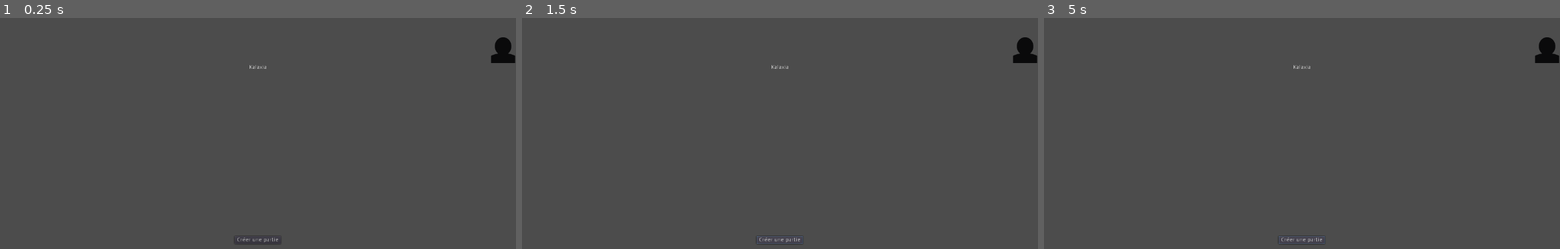
Above: before the commit, frames 1-3 (left to right).
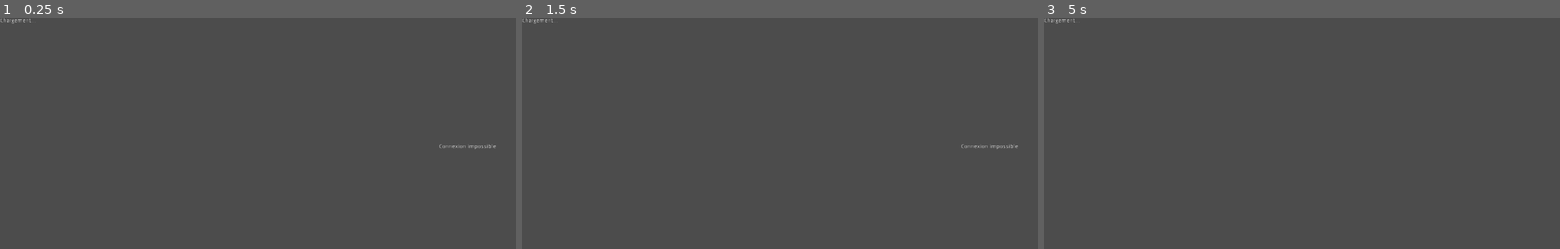
Above: after the commit, the same moments.

Repository: Kalaxia/client
Game: Godot game, scene res://main.tscn
Two runs of this game, one before a commit and one after it. Both use one fixed random seed, a clock stepped at 60 frames per second and the inputs below. Before the commit the project starts from res://menu/menu_screen.tscn.
Inputs (mouse positions are in pixels of both pictures, inside the frame that each line leads up to):
- Up to frame 1 (0.25 s): no input
- Up to frame 2 (1.5 s): click (780, 239) at 0.5 s, where only the run before the commit has a clickable "Créer une partie"; click (780, 239) at 1.25 s, where only the run before the commit has a clickable "Créer une partie"
- Up to frame 3 (5 s): click (1302, 239) at 2 s, where only the run before the commit has a clickable "Créer une partie"; tap Enter at 2.75, 4.25 s; tap Space at 3.5 s

The runs differ from the first frame. In frame 1, 0.6% of the frame differs, in the area x 0-100%, y 0-99%; in frame 2, 0.6%; in frame 3, 0.6%.
Error before the commit: Invalid get index 'token' (on base: 'Nil'). (res://global/network.gd:34)

Commit message:
Implement error handler, refactor layout architecture, and implement loading screen

Diff:
--- a/config/config.gd
+++ b/config/config.gd
@@ -1,6 +1,6 @@
 extends Node
 
-var env = "production"
+var env = "development"
 
 var api = {
 	'dns': null,
--- /dev/null
+++ b/global/error.gd
@@ -0,0 +1,17 @@
+extends Node
+
+func _ready():
+	pass
+
+func network_error(err):
+	print("network error")
+	print(str(err))
+
+func network_response_error(err):
+	if err == HTTPRequest.RESULT_CANT_CONNECT:
+		Store.notify("Connexion impossible", "Le serveur de jeu n'est pas disponible.")
+	elif err == HTTPRequest.RESULT_TIMEOUT:
+		Store.notify("Connexion échouée", "Le jeu ne peut se connecter au serveur. Contacter l'administrateur.")
+	else:
+		Store.notify("Erreur réseau", "Une erreur réseau est survenue.")
+		print(str(err))
--- /dev/null
+++ b/global/loading_screen.gd
@@ -0,0 +1,17 @@
+extends Control
+
+
+signal scene_requested(scene)
+# Declare member variables here. Examples:
+# var a = 2
+# var b = "text"
+
+
+# Called when the node enters the scene tree for the first time.
+func _ready():
+	pass # Replace with function body.
+
+
+# Called every frame. 'delta' is the elapsed time since the previous frame.
+#func _process(delta):
+#	pass
--- /dev/null
+++ b/global/loading_screen.tscn
@@ -0,0 +1,28 @@
+[gd_scene load_steps=2 format=2]
+
+[ext_resource path="res://global/loading_screen.gd" type="Script" id=1]
+
+[node name="LoadingScreen" type="Control"]
+anchor_right = 1.0
+anchor_bottom = 1.0
+script = ExtResource( 1 )
+__meta__ = {
+"_edit_use_anchors_": false
+}
+
+[node name="MarginContainer" type="MarginContainer" parent="."]
+anchor_right = 1.0
+anchor_bottom = 1.0
+__meta__ = {
+"_edit_use_anchors_": false
+}
+
+[node name="Label" type="Label" parent="MarginContainer"]
+margin_top = 353.0
+margin_right = 1280.0
+margin_bottom = 367.0
+text = "Chargement..."
+align = 1
+__meta__ = {
+"_edit_use_anchors_": false
+}
--- a/global/network.gd
+++ b/global/network.gd
@@ -20,17 +20,18 @@
 	api_url = Config.api.scheme + "://" + Config.api.dns + ":" + str(Config.api.port)
 	websocket_url = Config.api.ws_scheme + "://" + Config.api.dns + ":" + str(Config.api.port) + "/ws/"
 
-	_ws_client.connect("connection_closed", self, "_closed")
-	_ws_client.connect("connection_error", self, "_closed")
-	_ws_client.connect("connection_established", self, "_connected")
-	_ws_client.connect("data_received", self, "_on_data")
-	self.connect("request_completed", self, "confirm_auth")
 	auth()
 
 func auth():
-	request(api_url + "/login", [], false, HTTPClient.METHOD_POST)
+	connect("request_completed", self, "confirm_auth")
+	var err = request(api_url + "/login", [], false, HTTPClient.METHOD_POST)
+	if err:
+		ErrorHandler.network_error(err)
 
-func confirm_auth(result, response_code, headers, body):
+func confirm_auth(err, response_code, headers, body):
+	if err:
+		ErrorHandler.network_response_error(err)
+		return
 	token = JSON.parse(body.get_string_from_utf8()).result.token
 	connect_ws()
 	self.connect("request_completed", self, "set_current_player")
@@ -39,11 +40,17 @@
 	], false, HTTPClient.METHOD_GET)
 	emit_signal("authenticated")
 
-func set_current_player(result, response_code, headers, body):
+func set_current_player(err, response_code, headers, body):
+	if err:
+		ErrorHandler.network_response_error(err)
+		return
 	Store._state.player = JSON.parse(body.get_string_from_utf8()).result
 
 func connect_ws():
-	# Initiate connection to the given URL.
+	_ws_client.connect("connection_closed", self, "_closed")
+	_ws_client.connect("connection_error", self, "_closed")
+	_ws_client.connect("connection_established", self, "_connected")
+	_ws_client.connect("data_received", self, "_on_data")
 	var err = _ws_client.connect_to_url(websocket_url, [], false, ["Authorization: Bearer " + token])
 	if err != OK:
 		print("Unable to connect")
@@ -71,6 +78,4 @@
 	emit_signal(data.action, data.data)
 
 func _process(delta):
-	# Call this in _process or _physics_process. Data transfer, and signals
-	# emission will only happen when calling this function.
 	_ws_client.poll()
--- a/global/store.gd
+++ b/global/store.gd
@@ -4,6 +4,8 @@
 	"lobby": null,
 	"player": null
 }
+
+signal notification_added(notification)
 
 func _ready():
 	pass
@@ -15,3 +17,11 @@
 	_state.player.username = ''
 	_state.player.faction = null
 	_state.player.ready = false
+
+func notify(title, content):
+	print("notification")
+	print(title)
+	emit_signal("notification_added", {
+		"title": title,
+		"content": content
+	})
--- /dev/null
+++ b/hud/notification.gd
@@ -0,0 +1,19 @@
+extends Panel
+
+var notif = null
+var timer = null
+
+func _ready():
+	get_node("Container/Title").set_text(notif.title)
+	get_node("Container/Content").set_text(notif.content)
+	var timer = $Timer
+	timer.set_one_shot(true)
+	timer.connect("timeout", self, "_on_timer_timeout")
+	timer.start(5)
+
+func _on_timer_timeout():
+	queue_free()
+
+# Called every frame. 'delta' is the elapsed time since the previous frame.
+#func _process(delta):
+#	pass
--- /dev/null
+++ b/hud/notification.tscn
@@ -0,0 +1,34 @@
+[gd_scene load_steps=2 format=2]
+
+[ext_resource path="res://hud/notification.gd" type="Script" id=1]
+
+[node name="Notification" type="Panel"]
+anchor_right = 1.0
+anchor_bottom = 1.0
+margin_right = -1080.0
+margin_bottom = -620.0
+script = ExtResource( 1 )
+__meta__ = {
+"_edit_use_anchors_": false
+}
+
+[node name="Container" type="MarginContainer" parent="."]
+margin_right = 200.0
+margin_bottom = 100.0
+__meta__ = {
+"_edit_use_anchors_": false
+}
+
+[node name="Title" type="Label" parent="Container"]
+margin_right = 200.0
+margin_bottom = 14.0
+size_flags_vertical = 0
+align = 1
+
+[node name="Content" type="RichTextLabel" parent="Container"]
+margin_top = 50.0
+margin_right = 200.0
+margin_bottom = 50.0
+size_flags_vertical = 4
+
+[node name="Timer" type="Timer" parent="."]
--- /dev/null
+++ b/hud/notifications.gd
@@ -0,0 +1,13 @@
+extends MarginContainer
+
+var notification_scene = preload("res://hud/notification.tscn")
+
+func _ready():
+	Store.connect("notification_added", self, "_on_new_notification")
+
+func _on_new_notification(notification):
+	print(notification)
+	var notif = notification_scene.instance()
+	notif.notif = notification
+	$List.add_child(notif)
+	print("ok")
--- /dev/null
+++ b/hud/notifications.tscn
@@ -0,0 +1,15 @@
+[gd_scene load_steps=2 format=2]
+
+[ext_resource path="res://hud/notifications.gd" type="Script" id=1]
+
+[node name="Notifications" type="MarginContainer"]
+margin_right = 200.0
+margin_bottom = 400.0
+script = ExtResource( 1 )
+__meta__ = {
+"_edit_use_anchors_": false
+}
+
+[node name="List" type="VBoxContainer" parent="."]
+margin_right = 200.0
+margin_bottom = 400.0
--- /dev/null
+++ b/main.gd
@@ -0,0 +1,25 @@
+extends Node2D
+
+var loading_scene = preload("res://global/loading_screen.tscn")
+var menu_scene = preload("res://menu/menu_screen.tscn")
+var lobby_scene = preload("res://matchmaking/lobby/lobby.tscn")
+
+func _ready():
+	Network.connect("authenticated", self, "_on_authentication")
+	change_level(loading_scene)
+
+func change_level(level_scene):
+	for l in $Level.get_children():
+		l.queue_free()
+	var level = level_scene.instance()
+	level.connect("scene_requested", self, "_on_scene_request")
+	$Level.add_child(level)
+
+func _on_scene_request(scene):
+	if scene == 'lobby':
+		change_level(lobby_scene)
+	elif scene == 'menu':
+		change_level(menu_scene)
+
+func _on_authentication():
+	change_level(menu_scene)
--- /dev/null
+++ b/main.tscn
@@ -0,0 +1,20 @@
+[gd_scene load_steps=3 format=2]
+
+[ext_resource path="res://main.gd" type="Script" id=1]
+[ext_resource path="res://hud/notifications.tscn" type="PackedScene" id=2]
+
+[node name="Main" type="Node2D"]
+script = ExtResource( 1 )
+
+[node name="HUD" type="Node2D" parent="."]
+z_index = 1
+
+[node name="Notifications" parent="HUD" instance=ExtResource( 2 )]
+anchor_right = 1.0
+anchor_bottom = 1.0
+margin_left = 1059.5
+margin_top = 313.307
+margin_right = 1259.5
+margin_bottom = 713.307
+
+[node name="Level" type="Node2D" parent="."]
--- a/matchmaking/lobby/lobby.gd
+++ b/matchmaking/lobby/lobby.gd
@@ -1,11 +1,12 @@
 extends Control
 
-var menu_scene = load("res://menu/menu_screen.tscn")
 var player_info_scene = load("res://matchmaking/player/player_info.tscn")
 
+signal scene_requested(scene)
+
 func _ready():
-	get_node("Body/Header/Name").set_text("Votre Partie")
-	get_node("Body/Footer/LeaveButton").connect("pressed", self, "leave_lobby")
+	get_node("GUI/Body/Header/Name").set_text("Votre Partie")
+	get_node("GUI/Body/Footer/LeaveButton").connect("pressed", self, "leave_lobby")
 	$HTTPRequest.connect("request_completed", self, "load_lobby")
 	Network.connect("PlayerJoined", self, "_on_player_joined")
 	Network.connect("PlayerUpdate", self, "_on_player_update")
@@ -14,14 +15,17 @@
 		"Authorization: Bearer " + Network.token
 	], false, HTTPClient.METHOD_GET)
 
-func load_lobby(result, response_code, headers, body):
+func load_lobby(err, response_code, headers, body):
+	if err:
+		ErrorHandler.network_response_error(err)
+		return
 	var lobby = JSON.parse(body.get_string_from_utf8()).result
 	Store._state.lobby = lobby
-	get_node("Body/Header/Name").set_text(Store.get_lobby_name(lobby))
+	get_node("GUI/Body/Header/Name").set_text(Store.get_lobby_name(lobby))
 	add_players_info(lobby.players)
 
 func add_players_info(players):
-	var list = get_node("Body/Section/PlayersContainer/Players")
+	var list = get_node("GUI/Body/Section/PlayersContainer/Players")
 	for player in players:
 		add_player_info(list, player)
 
@@ -38,14 +42,17 @@
 	], false, HTTPClient.METHOD_DELETE)
 
 func _on_player_joined(player):
-	add_player_info(get_node("Body/Section/PlayersContainer/Players"), player)
+	add_player_info(get_node("GUI/Body/Section/PlayersContainer/Players"), player)
 
 func _on_player_update(player):
-	get_node("Body/Section/PlayersContainer/Players/" + player.id).update_data(player)
+	get_node("GUI/Body/Section/PlayersContainer/Players/" + player.id).update_data(player)
 
 func _on_player_disconnected(player):
-	get_node("Body/Section/PlayersContainer/Players/" + player.id).queue_free()
+	get_node("GUI/Body/Section/PlayersContainer/Players/" + player.id).queue_free()
 
-func _on_lobby_left(result, response_code, headers, body):
+func _on_lobby_left(err, response_code, headers, body):
+	if err:
+		ErrorHandler.network_response_error(err)
+		return
 	Store.reset_player_lobby_data()
-	get_tree().change_scene_to(menu_scene)
+	emit_signal("scene_requested", "menu")
--- a/matchmaking/lobby/lobby.tscn
+++ b/matchmaking/lobby/lobby.tscn
@@ -12,7 +12,9 @@
 
 [node name="HTTPRequest" type="HTTPRequest" parent="."]
 
-[node name="Body" type="VBoxContainer" parent="."]
+[node name="GUI" type="CanvasLayer" parent="."]
+
+[node name="Body" type="VBoxContainer" parent="GUI"]
 anchor_right = 1.0
 anchor_bottom = 1.0
 size_flags_horizontal = 3
@@ -21,14 +23,14 @@
 "_edit_use_anchors_": false
 }
 
-[node name="Header" type="HBoxContainer" parent="Body"]
+[node name="Header" type="HBoxContainer" parent="GUI/Body"]
 margin_right = 1280.0
 margin_bottom = 237.0
 size_flags_horizontal = 3
 size_flags_vertical = 3
 alignment = 1
 
-[node name="Name" type="Label" parent="Body/Header"]
+[node name="Name" type="Label" parent="GUI/Body/Header"]
 margin_left = 640.0
 margin_top = 111.0
 margin_right = 640.0
@@ -37,33 +39,36 @@
 "_edit_use_anchors_": false
 }
 
-[node name="Section" type="HBoxContainer" parent="Body"]
+[node name="Section" type="HBoxContainer" parent="GUI/Body"]
 margin_top = 241.0
 margin_right = 1280.0
 margin_bottom = 478.0
 size_flags_vertical = 3
 
-[node name="PlayersContainer" type="ScrollContainer" parent="Body/Section"]
+[node name="PlayersContainer" type="ScrollContainer" parent="GUI/Body/Section"]
 margin_right = 1280.0
 margin_bottom = 237.0
 size_flags_horizontal = 3
 
-[node name="Players" type="VBoxContainer" parent="Body/Section/PlayersContainer"]
+[node name="Players" type="VBoxContainer" parent="GUI/Body/Section/PlayersContainer"]
 margin_right = 1280.0
 margin_bottom = 237.0
 size_flags_horizontal = 3
 size_flags_vertical = 3
 
-[node name="Footer" type="HBoxContainer" parent="Body"]
+[node name="Footer" type="HBoxContainer" parent="GUI/Body"]
 margin_top = 482.0
 margin_right = 1280.0
 margin_bottom = 720.0
 size_flags_vertical = 3
 alignment = 1
 
-[node name="LeaveButton" type="Button" parent="Body/Footer"]
+[node name="LeaveButton" type="Button" parent="GUI/Body/Footer"]
 margin_left = 611.0
 margin_right = 669.0
 margin_bottom = 20.0
 size_flags_vertical = 0
 text = "Quitter"
+
+[node name="HUD" type="CanvasLayer" parent="."]
+layer = 2
--- a/matchmaking/player/players_counter.gd
+++ b/matchmaking/player/players_counter.gd
@@ -19,6 +19,9 @@
 func update_counter():
 	$Counter.set_text(str(counter))
 
-func _on_request_completed(result, response_code, headers, body):
-	counter = JSON.parse(body.get_string_from_utf8()).result.nb_players + 1
+func _on_request_completed(err, response_code, headers, body):
+	if err:
+		ErrorHandler.network_response_error(err)
+		return
+	counter = JSON.parse(body.get_string_from_utf8()).result.nb_players
 	update_counter()
--- a/menu/menu_screen.gd
+++ b/menu/menu_screen.gd
@@ -1,7 +1,8 @@
 extends Control
 
 var lobby_card_scene = preload("res://matchmaking/lobby/lobby_card.tscn")
-var lobby_scene = preload("res://matchmaking/lobby/lobby.tscn")
+
+signal scene_requested(scene)
 
 func _ready():
 	$HTTPRequest.connect("request_completed", self, "_on_request_completed")
@@ -14,7 +15,7 @@
 		Network.connect("authenticated", self, "init")
 	else:
 		init()
-	get_node("Body/Footer/LobbyCreationButton").connect("button_down", self, "create_lobby")
+	get_node("GUI/Body/Footer/LobbyCreationButton").connect("button_down", self, "create_lobby")
 
 func init():
 	get_lobbies()
@@ -25,9 +26,11 @@
 	])
 
 func create_lobby():
-	$HTTPRequest.request(Network.api_url + "/api/lobbies/", [
+	var err = $HTTPRequest.request(Network.api_url + "/api/lobbies/", [
 		"Authorization: Bearer " + Network.token
 	], false, HTTPClient.METHOD_POST)
+	if err:
+		ErrorHandler.network_error(err)
 
 func add_lobby_cards(lobbies):
 	for lobby in lobbies:
@@ -39,36 +42,42 @@
 	lobby_card.lobby = lobby
 	lobby_card.set_name(lobby.id)
 	lobby_card.connect("join", self, "join_lobby")
-	get_node("Body/Section/Lobbies").add_child(lobby_card)
+	get_node("GUI/Body/Section/Lobbies").add_child(lobby_card)
 
 func join_lobby(lobby, must_update = false):
 	Store._state.lobby = lobby
-	$HTTPRequest.request(Network.api_url + "/api/lobbies/" + lobby.id + "/players/", [
+	var err = $HTTPRequest.request(Network.api_url + "/api/lobbies/" + lobby.id + "/players/", [
 		"Authorization: Bearer " + Network.token
 	], false, HTTPClient.METHOD_POST)
+	if err:
+		ErrorHandler.network_error(err)
 
 func _on_lobby_created(lobby):
 	add_lobby_card(lobby)
 
 func _on_lobby_name_updated(data):
-	get_node("Body/Section/Lobbies/" + data.id).update_name(data.name)
+	get_node("GUI/Body/Section/Lobbies/" + data.id).update_name(data.name)
 
 func _on_lobby_removed(lobby):
-	get_node("Body/Section/Lobbies/" + lobby.id).queue_free()
+	get_node("GUI/Body/Section/Lobbies/" + lobby.id).queue_free()
 
 func _on_player_joined(player):
-	get_node("Body/Section/Lobbies/" + player.lobby).increment_nb_players()
+	get_node("GUI/Body/Section/Lobbies/" + player.lobby).increment_nb_players()
 
 func _on_player_disconnected(player):
 	if player.lobby != null:
-		get_node("Body/Section/Lobbies/" + player.lobby).decrement_nb_players()
+		get_node("GUI/Body/Section/Lobbies/" + player.lobby).decrement_nb_players()
 
-func _on_request_completed(result, response_code, headers, body):
+func _on_request_completed(err, response_code, headers, body):
+	if err:
+		ErrorHandler.network_response_error(err)
+		return
+
 	if response_code == 200:
 		add_lobby_cards(JSON.parse(body.get_string_from_utf8()).result)
 	elif response_code == 201:
 		Store._state.lobby = JSON.parse(body.get_string_from_utf8()).result
-		get_tree().change_scene_to(lobby_scene)
+		emit_signal("scene_requested", "lobby")
 	elif response_code == 204:
 		Store._state.lobby.players.push_back(Store._state.player.id)
-		get_tree().change_scene_to(lobby_scene)
+		emit_signal("scene_requested", "lobby")
--- a/menu/menu_screen.tscn
+++ b/menu/menu_screen.tscn
@@ -13,58 +13,63 @@
 
 [node name="HTTPRequest" type="HTTPRequest" parent="."]
 
-[node name="Body" type="VBoxContainer" parent="."]
+[node name="HUD" type="CanvasLayer" parent="."]
+
+[node name="GUI" type="CanvasLayer" parent="."]
+layer = 0
+
+[node name="Body" type="VBoxContainer" parent="GUI"]
 anchor_right = 1.0
 anchor_bottom = 1.0
 __meta__ = {
 "_edit_use_anchors_": false
 }
 
-[node name="Header" type="VBoxContainer" parent="Body"]
+[node name="Header" type="VBoxContainer" parent="GUI/Body"]
 margin_right = 1280.0
 margin_bottom = 178.0
 size_flags_vertical = 3
 size_flags_stretch_ratio = 0.5
 alignment = 1
 
-[node name="TopHeader" type="HBoxContainer" parent="Body/Header"]
+[node name="TopHeader" type="HBoxContainer" parent="GUI/Body/Header"]
 margin_top = 48.0
 margin_right = 1280.0
 margin_bottom = 112.0
 alignment = 2
 
-[node name="PlayersCounter" parent="Body/Header/TopHeader" instance=ExtResource( 2 )]
+[node name="PlayersCounter" parent="GUI/Body/Header/TopHeader" instance=ExtResource( 2 )]
 anchor_right = 0.0
 anchor_bottom = 0.0
 margin_left = 1212.0
 margin_right = 1280.0
 margin_bottom = 64.0
 
-[node name="SubHeader" type="HBoxContainer" parent="Body/Header"]
+[node name="SubHeader" type="HBoxContainer" parent="GUI/Body/Header"]
 margin_top = 116.0
 margin_right = 1280.0
 margin_bottom = 130.0
 
-[node name="Title" type="Label" parent="Body/Header/SubHeader"]
+[node name="Title" type="Label" parent="GUI/Body/Header/SubHeader"]
 margin_right = 1280.0
 margin_bottom = 14.0
 size_flags_horizontal = 3
 text = "Kalaxia"
 align = 1
 
-[node name="Section" type="ScrollContainer" parent="Body"]
+[node name="Section" type="ScrollContainer" parent="GUI/Body"]
 margin_top = 182.0
 margin_right = 1280.0
 margin_bottom = 538.0
 size_flags_vertical = 3
 
-[node name="Lobbies" type="HBoxContainer" parent="Body/Section"]
+[node name="Lobbies" type="HBoxContainer" parent="GUI/Body/Section"]
 margin_right = 1280.0
 margin_bottom = 356.0
 size_flags_horizontal = 3
 size_flags_vertical = 3
 
-[node name="Footer" type="HBoxContainer" parent="Body"]
+[node name="Footer" type="HBoxContainer" parent="GUI/Body"]
 margin_top = 542.0
 margin_right = 1280.0
 margin_bottom = 720.0
@@ -72,7 +77,7 @@
 size_flags_stretch_ratio = 0.5
 alignment = 1
 
-[node name="LobbyCreationButton" type="Button" parent="Body/Footer"]
+[node name="LobbyCreationButton" type="Button" parent="GUI/Body/Footer"]
 margin_left = 582.0
 margin_right = 697.0
 margin_bottom = 20.0
--- a/project.godot
+++ b/project.godot
@@ -15,9 +15,9 @@
 
 [application]
 
-config/name="Kalaxia Client"
-run/main_scene="res://menu/menu_screen.tscn"
-config/icon="res://resources/assets/2d/logo.png"
+config/name="Kalaxia"
+run/main_scene="res://main.tscn"
+config/icon="res://resources/assets/2d/icon.png"
 config/windows_native_icon="res://resources/assets/2d/logo.ico"
 
 [autoload]
@@ -25,6 +25,11 @@
 Config="*res://config/config.gd"
 Network="*res://global/network.gd"
 Store="*res://global/store.gd"
+ErrorHandler="*res://global/error.gd"
+
+[debug]
+
+settings/stdout/verbose_stdout=true
 
 [display]
 
Not shown, changed: export_presets.cfg
Binary file changed: icon.png
Renamed: resources/assets/2d/logo.png -> resources/assets/2d/icon.png
Not shown, changed: resources/assets/2d/icon.png.import
